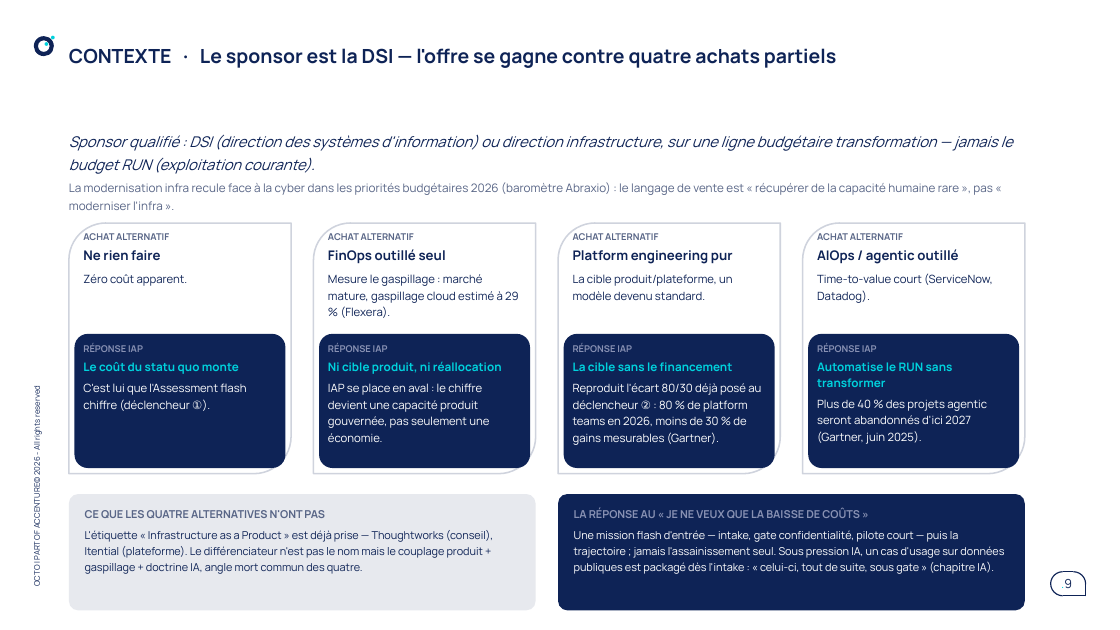
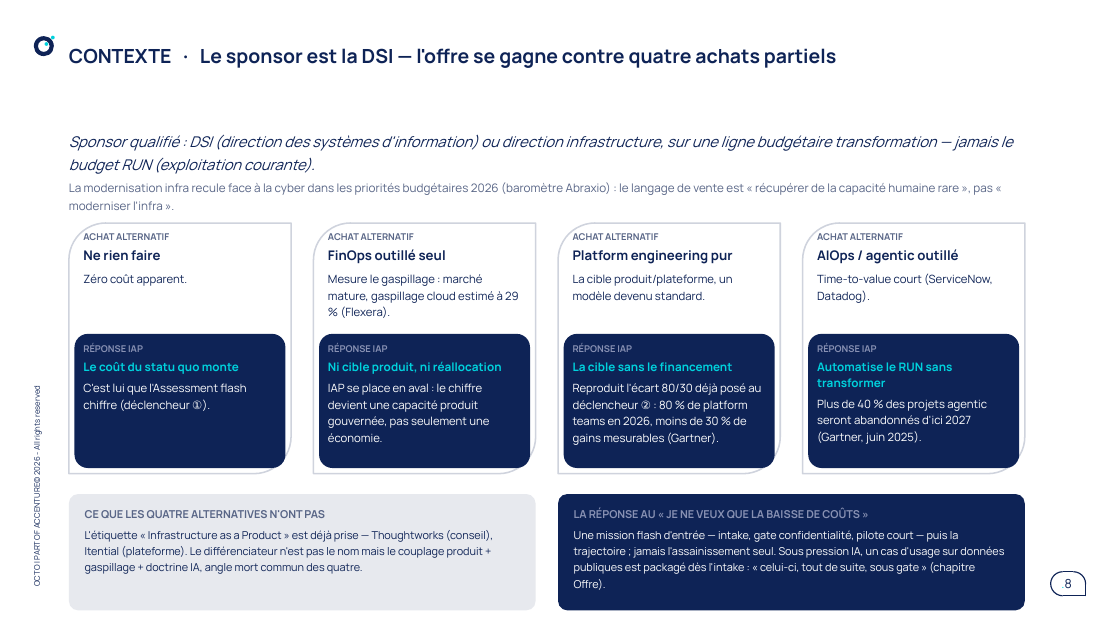
Before and after one commit to claudecamus-dot/Vscode3, a slide deck: slide 8 of docs/cadrage-ppt/bmad-iap-cadrage-synthese.pptx (slide 9 before the commit). Drawn at 1120x630 pixels with LibreOffice and Linux fonts; fonts in the diff are those of the drawing. Boxes give left, top, right and bottom in pixels: in the first picture for what was removed or moved away, otherwise in the second. Text is boxed around its words. In the diff, an @@ line names an element or a change of style, - is before the commit and + after.

```diff
--- a/docs/cadrage-ppt/bmad-iap-cadrage-synthese.pptx
+++ b/docs/cadrage-ppt/bmad-iap-cadrage-synthese.pptx
@@ text at box(574, 530, 1004, 590): text changed @@
-Une mission flash d'entrée — intake, gate confidentialité, pilote court — puis la trajectoire ; jamais l'assainissement seul. Sous pression IA, un cas d'usage sur données publiques est packagé dès l'intake : « celui-ci, tout de suite, sous gate » (chapitre IA).
+Une mission flash d'entrée — intake, gate confidentialité, pilote court — puis la trajectoire ; jamais l'assainissement seul. Sous pression IA, un cas d'usage sur données publiques est packagé dès l'intake : « celui-ci, tout de suite, sous gate » (chapitre Offre).
@@ page number at box(1061, 579, 1071, 588): text changed @@
-.9
+.8
```
Also in this commit, not shown: 17 other slides changed, 6 slides added, 5 slides removed, 2 other files.
